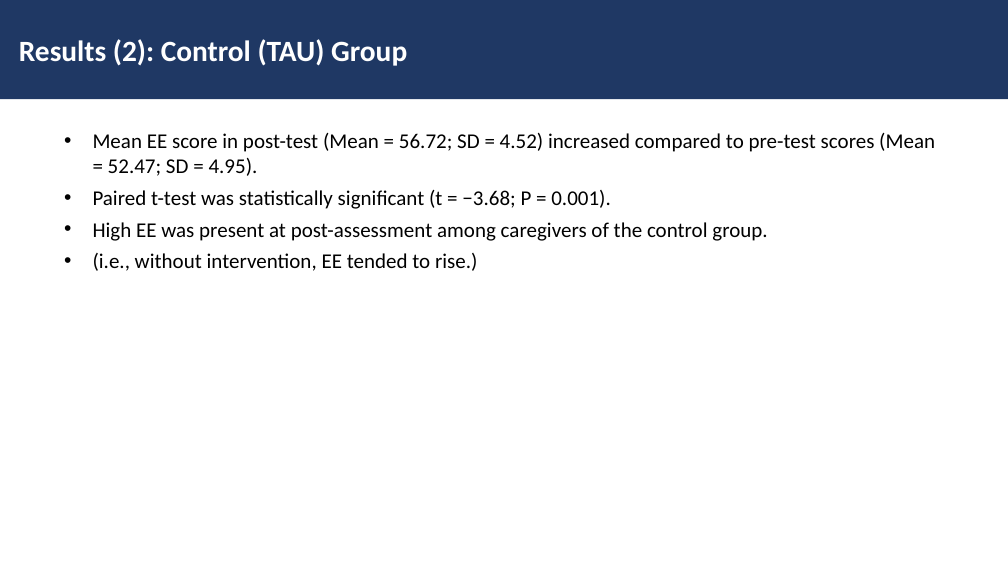
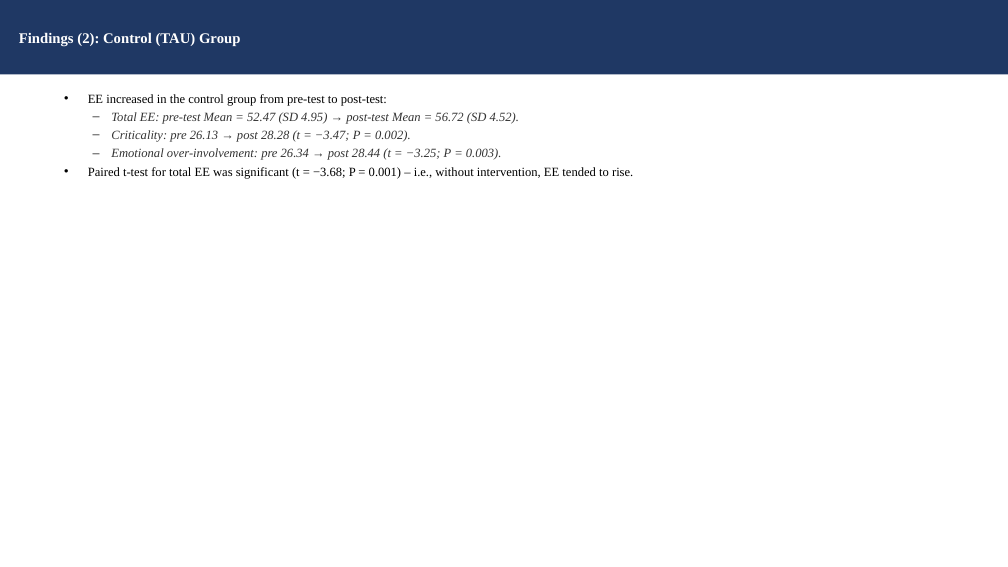
Before and after one commit to tejasdangodra786-byte/Dango-kiro, a slide deck: slide 21 of Family_Intervention_EE_Schizophrenia_JournalClub.pptx (slide 19 before the commit). Drawn at 1008x567 pixels with LibreOffice and Linux fonts; fonts in the diff are those of the drawing. Boxes give left, top, right and bottom in pixels: in the first picture for what was removed or moved away, otherwise in the second. Text is boxed around its words. In the diff, an @@ line names an element or a change of style, - is before the commit and + after.

Commit message:
Update journal-club presentation: detailed version (Times New Roman 12/14pt, operational definitions, hypotheses, session-by-session intervention, full references)

```diff
--- a/Family_Intervention_EE_Schizophrenia_JournalClub.pptx
+++ b/Family_Intervention_EE_Schizophrenia_JournalClub.pptx
@@ rectangle "Findings (2): Control (TAU) Group": place and size @@
-rectangle "Findings (2): Control (TAU) Group" at <box>0,0,1008,99</box>
+rectangle "Findings (2): Control (TAU) Group" at <box>0,0,1008,74</box>
@@ text in rectangle at <box>19,32,240,46</box>: text changed; size 28 to 14 pt; font Calibri to Times New Roman @@
-Results (2): Control (TAU) Group
+Findings (2): Control (TAU) Group
@@ text at <box>88,94,633,179</box>: text changed; size 20 to 12 pt; font Calibri to Times New Roman; text colour #000000 to #333333; italic on @@
-• Mean EE score in post-test (Mean = 56.72; SD = 4.52) increased compared to pre-test scores (Mean = 52.47; SD = 4.95).
-• Paired t-test was statistically significant (t = −3.68; P = 0.001).
-• High EE was present at post-assessment among caregivers of the control group.
-• (i.e., without intervention, EE tended to rise.)
+• EE increased in the control group from pre-test to post-test:
+– Total EE: pre-test Mean = 52.47 (SD 4.95) → post-test Mean = 56.72 (SD 4.52).
+– Criticality: pre 26.13 → post 28.28 (t = −3.47; P = 0.002).
+– Emotional over-involvement: pre 26.34 → post 28.44 (t = −3.25; P = 0.003).
+• Paired t-test for total EE was significant (t = −3.68; P = 0.001) – i.e., without intervention, EE tended to rise.
```
Also in this commit, not shown: 14 other slides changed, 13 slides added, 10 slides removed.
